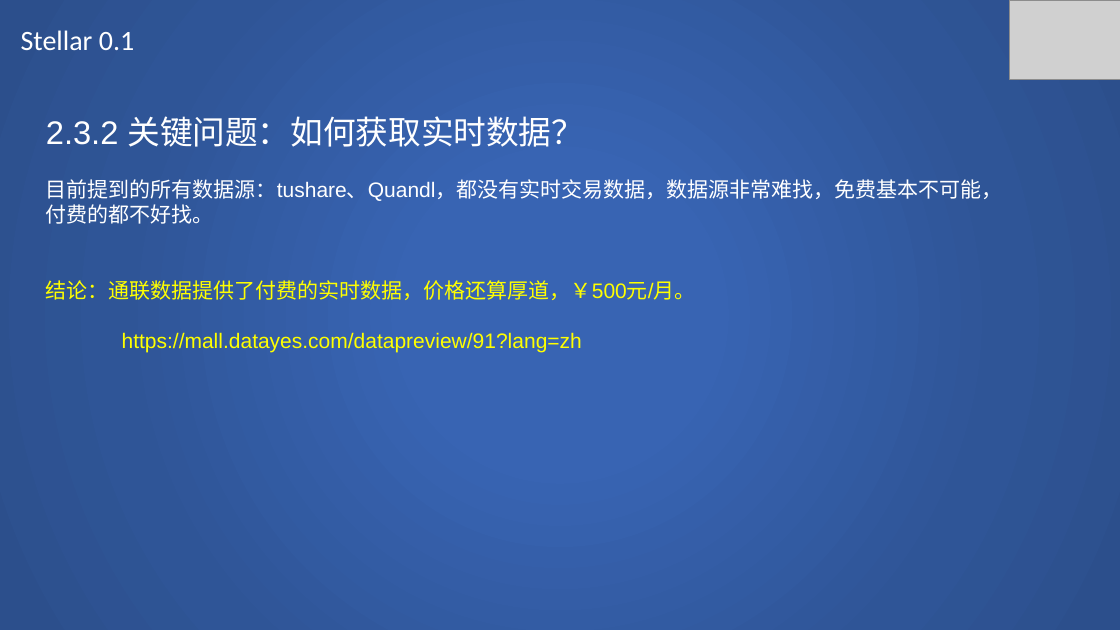
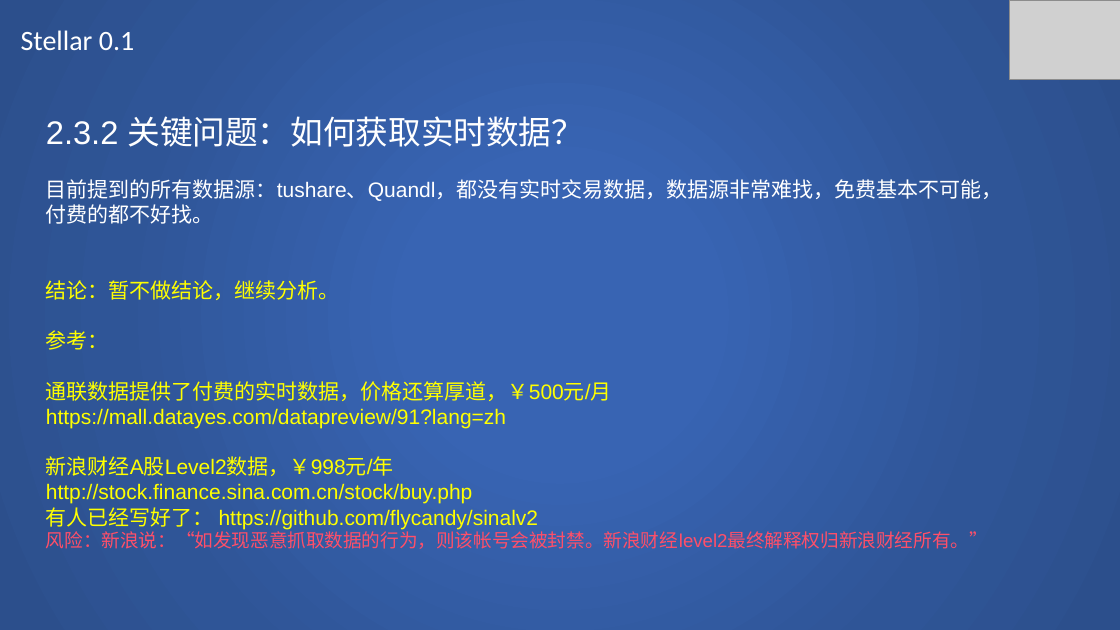
Before and after one commit to SCITLAS/Stellar, a slide deck: slide 28 of Stellar_0.1/documents/design/design.pptx (slide 27 before the commit). Drawn at 1120x630 pixels with LibreOffice and Linux fonts; fonts in the diff are those of the drawing; grey boxes stand for pictures. Boxes give left, top, right and bottom in pixels: in the first picture for what was removed or moved away, otherwise in the second. Text is boxed around its words. In the diff, an @@ line names an element or a change of style, - is before the commit and + after.

```diff
--- a/Stellar_0.1/documents/design/design.pptx
+++ b/Stellar_0.1/documents/design/design.pptx
@@ text at (46,280,612,401): text changed @@
-结论：通联数据提供了付费的实时数据，价格还算厚道，￥500元/月。
+结论：暂不做结论，继续分析。
+参考：
+通联数据提供了付费的实时数据，价格还算厚道，￥500元/月
@@ text at (46,456,988,549): paragraphs added @@
+新浪财经A股Level2数据，￥998元/年
+http://stock.finance.sina.com.cn/stock/buy.php
+有人已经写好了： https://github.com/flycandy/sinalv2
+风险：新浪说：“如发现恶意抓取数据的行为，则该帐号会被封禁。新浪财经level2最终解释权归新浪财经所有。”
```
Also in this commit, not shown: 6 other slides changed, 1 slide added, 1 other file.
